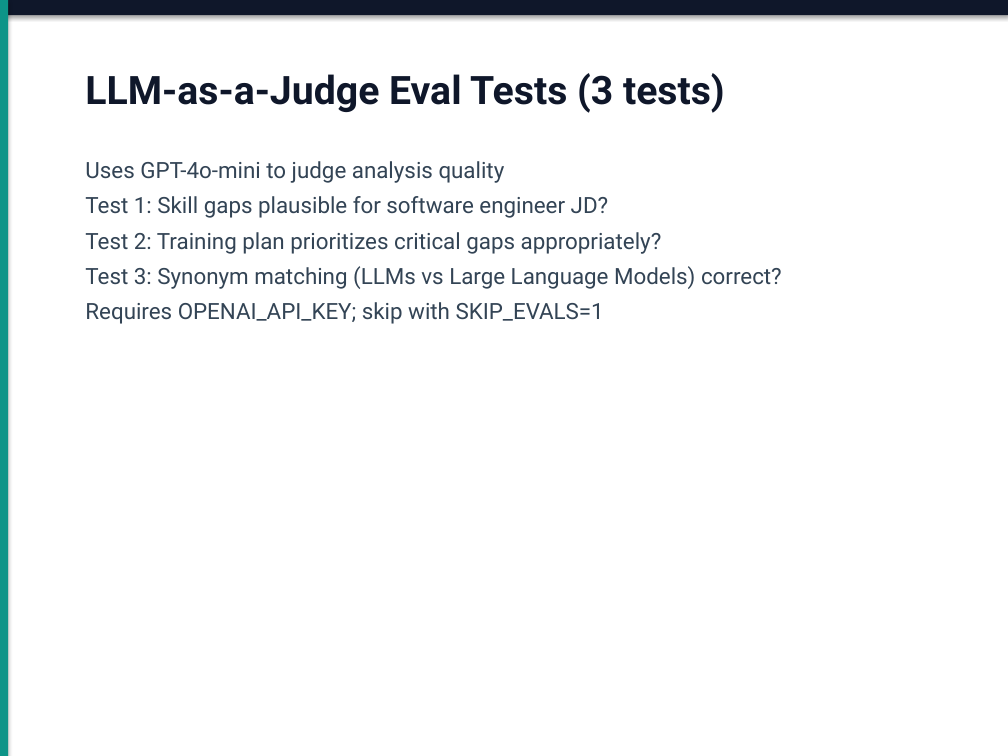
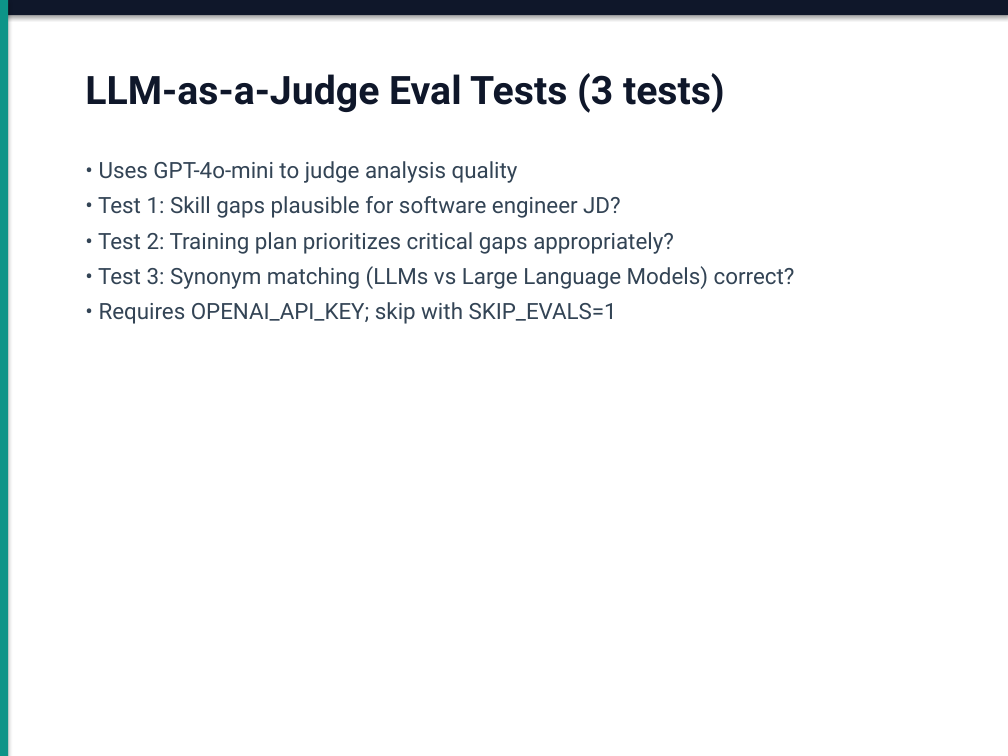
Before and after one commit to Dushyant-Bansal/ai-job-assistant, a slide deck: slide 9 of AI_Job_Assistant_Design_Deck.pptx. Drawn at 1008x756 pixels with LibreOffice and Linux fonts; fonts in the diff are those of the drawing. Boxes give left, top, right and bottom in pixels: in the first picture for what was removed or moved away, otherwise in the second. Text is boxed around its words. In the diff, an @@ line names an element or a change of style, - is before the commit and + after.

```diff
--- a/AI_Job_Assistant_Design_Deck.pptx
+++ b/AI_Job_Assistant_Design_Deck.pptx
@@ text at [98, 161, 795, 324]: text changed @@
-Uses GPT-4o-mini to judge analysis quality
-Test 1: Skill gaps plausible for software engineer JD?
-Test 2: Training plan prioritizes critical gaps appropriately?
-Test 3: Synonym matching (LLMs vs Large Language Models) correct?
-Requires OPENAI_API_KEY; skip with SKIP_EVALS=1
+• Uses GPT-4o-mini to judge analysis quality
+• Test 1: Skill gaps plausible for software engineer JD?
+• Test 2: Training plan prioritizes critical gaps appropriately?
+• Test 3: Synonym matching (LLMs vs Large Language Models) correct?
+• Requires OPENAI_API_KEY; skip with SKIP_EVALS=1
```
Also in this commit, not shown: 7 other slides changed, 1 slide removed, 2 other files.
